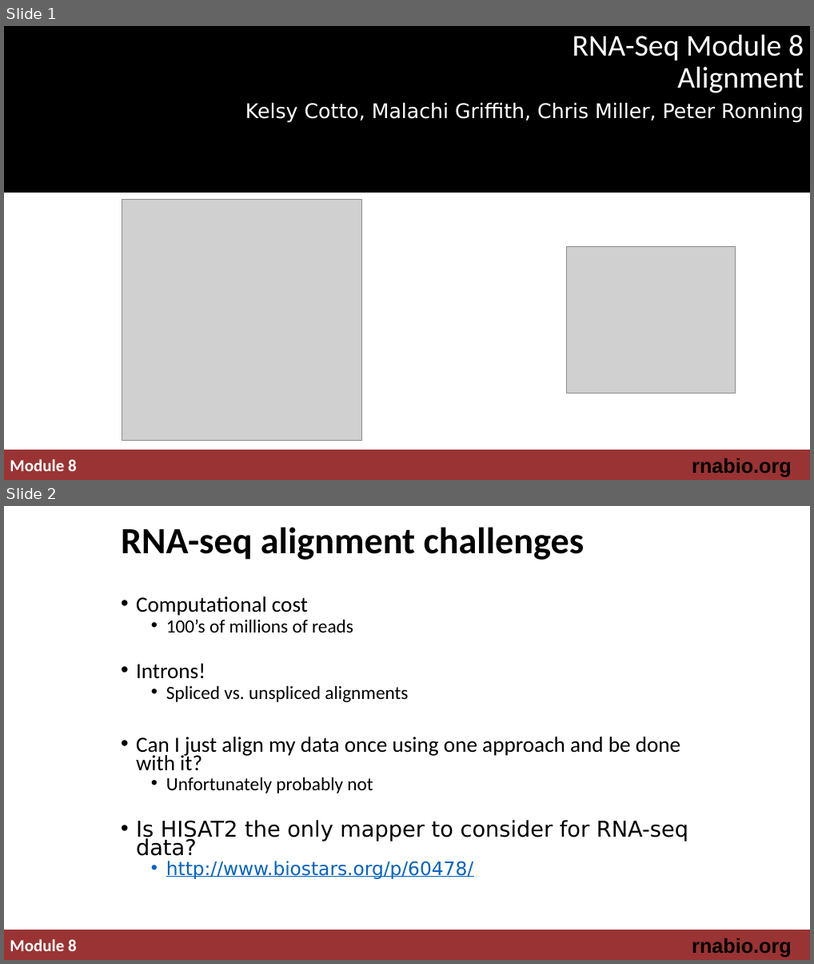
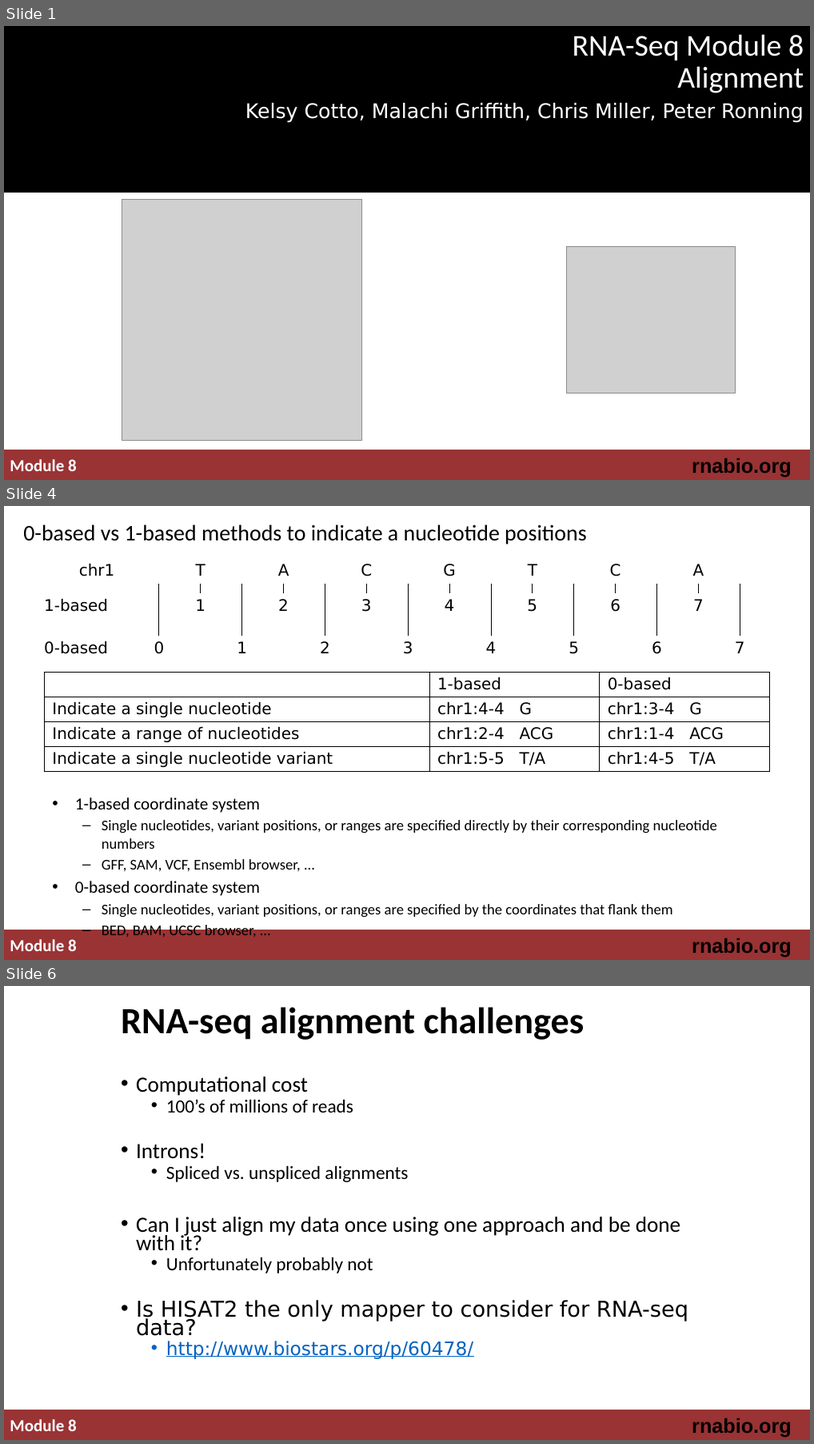
Before and after one commit to griffithlab/rnabio.org, a slide deck: assets/lectures/cbw-cshl/2019/mini/RNASeq_MiniLecture_08_01_Alignment.pptx. Shown one above the other, each under a label of ours: slides 1 and 2 before the commit, slides 1, 4 and 6 after it; the slides between them are not shown. The pictures are 814x964 and 814x1444 pixels, drawn with LibreOffice and Linux fonts; fonts in the diff are those of the drawing; grey boxes stand for pictures. Boxes give left, top, right and bottom in pixels: in the first picture for what was removed or moved away, otherwise in the second. Text is boxed around its words. In the diff, an @@ line names an element or a change of style, - is before the commit and + after.

```diff
--- a/assets/lectures/cbw-cshl/2019/mini/RNASeq_MiniLecture_08_01_Alignment.pptx
+++ b/assets/lectures/cbw-cshl/2019/mini/RNASeq_MiniLecture_08_01_Alignment.pptx
@@ slide 4 added at bbox=[4, 506, 810, 960], background #FFFFFF; not listed: 3 template elements that a slide beside it also shows @@
@@ title added at bbox=[23, 524, 587, 544], 26.7 pt, text #000000 @@
+0-based vs 1-based methods to indicate a nucleotide positions
@@ table added at bbox=[35, 559, 786, 679], 4 rows, 17 columns @@
+chr1 |  | T |  | A |  | C |  | G |  | T |  | C |  | A |  | 
+ |  |  |  |  |  |  |  |  |  |  |  |  |  |  |  | 
+1-based |  | 1 |  | 2 |  | 3 |  | 4 |  | 5 |  | 6 |  | 7 |  | 
+0-based | 0 |  | 1 |  | 2 |  | 3 |  | 4 |  | 5 |  | 6 |  | 7 | 
@@ table added at bbox=[45, 672, 770, 772], 4 rows, 3 columns @@
+ | 1-based | 0-based
+Indicate a single nucleotide | chr1:4-4 G | chr1:3-4 G
+Indicate a range of nucleotides | chr1:2-4 ACG | chr1:1-4 ACG
+Indicate a single nucleotide variant | chr1:5-5 T/A | chr1:4-5 T/A
@@ text added at bbox=[75, 797, 718, 936], 17.7 pt, text #000000 @@
+• 1-based coordinate system
+  – Single nucleotides, variant positions, or ranges are specified directly by their corresponding nucleotide numbers
+  – GFF, SAM, VCF, Ensembl browser, …
+• 0-based coordinate system
+  – Single nucleotides, variant positions, or ranges are specified by the coordinates that flank them
+  – BED, BAM, UCSC browser, …
@@ what was slide 2 is now slide 6 @@
```
Also in this commit, not shown: 3 other slides added, 2 other files.
